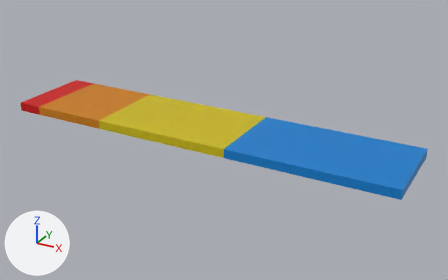
The Blender file Data/Model/Stage/2.Sundome/StageSundome.blend: old version first, new version second.
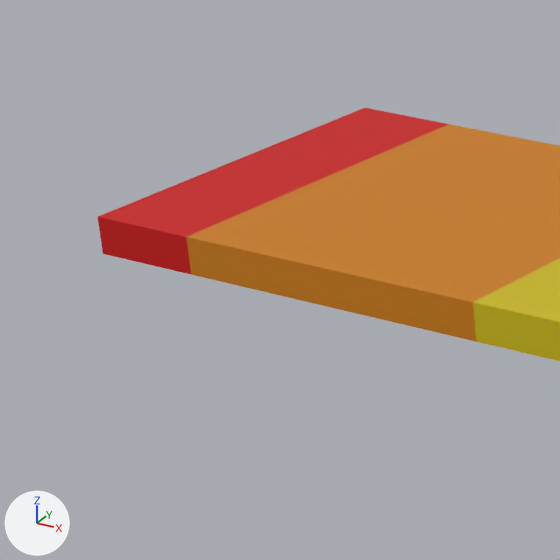
The first picture shows the older version from a 50 mm lens placed at (6.32, -10.14, 5.02), pointed at (0.64, 0.18, -0.14). The close-ups show both versions on the part from 0% to 26% of the width and 21% to 62% of the height of that picture; other places that the commit changed are outside them. The axes (+X, +Y, +Z) are drawn at lower left. The lights are the same throughout.

The first close-up shows 'Terrain.001'.
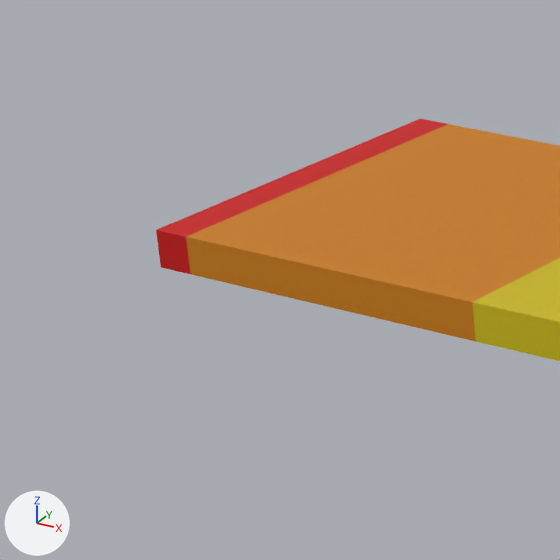
Patch to the scene script:
```diff
--- a/Data/Model/Stage/2.Sundome/StageSundome.blend.py
+++ b/Data/Model/Stage/2.Sundome/StageSundome.blend.py
@@ me_terrainmesh_001 @@
 # used by ob_terrain_001; location = (0.362, 0.0, 0.0); rotation_euler = (1.571, 0.0, 0.0), in degrees (90, 0, 0); scale = (0.186, 0.186, 0.186)
-me_terrainmesh_001.from_pydata(...)  # 2849 vertices, 5472 faces; spans x -23.5..22.5, y 0.0..1.0, z -5.5..4.5
+me_terrainmesh_001.from_pydata(...)  # 2733 vertices, 5248 faces; spans x -22.5..21.5, y 0.0..1.0, z -5.5..4.5
+# me_terrainmesh_001 part 1: 54 vertices moved from x -23.5..-23.0, y 0.0..0.5, z -5.5..4.5 to x -22.5, y 0.0..0.5, z -5.0..4.0; 80 vertices removed from x -23.5..-23.0, y 0.0..1.0, z -5.5..4.5; 22 vertices added at x -22.5, y 0.0..0.8, z -5.0..4.0
 me_terrainmesh_001.materials.append(mat_terrain_mat_001)
@@ ob_terrain_001 @@
 ob_terrain_001 = bpy.data.objects.new('Terrain.001', me_terrainmesh_001)
-ob_terrain_001.location = (0.362, 0.0, 0.0)
+ob_terrain_001.location = (0.545, 0.0, 0.0)
 ob_terrain_001.rotation_euler = (1.571, 0.0, 0.0)  # degrees (90, 0, 0)
```

Location of each change, (x1, y1, x2, y2) in pixels of the close-ups (560 x 560 px; the box of a moved part takes in the faces that stretch with it):
'Terrain.001', reshaped, moved: before (98, 108, 560, 361); after (156, 119, 560, 361)
part 1 of me_terrainmesh_001, moved or reshaped (not visible afterwards): before (98, 108, 392, 261)
